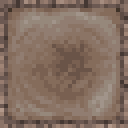
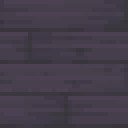
Comparing the layer stacks of the two 128px x 128px images. Changes:
showed group "Planks" (24 layers) over [0, 0, 128, 128]
added group "BoP Planks" with 16 layers in group "Planks" over [0, 0, 128, 128]
added layer "umbran_planks" in group "BoP Planks" over [0, 0, 128, 128]
added layer "willow_planks" in group "BoP Planks" over [0, 0, 128, 128]
added layer "sacred_oak_planks" in group "BoP Planks" over [0, 0, 128, 128]
added layer "redwood_planks" in group "BoP Planks" over [0, 0, 128, 128]
added layer "pine_planks" in group "BoP Planks" over [0, 0, 128, 128]
added layer "palm_planks" in group "BoP Planks" over [0, 0, 128, 128]
added layer "mangrove_planks" in group "BoP Planks" over [0, 0, 128, 128]
added layer "mahogany_planks" in group "BoP Planks" over [0, 0, 128, 128]
added layer "magic_planks" in group "BoP Planks" over [0, 0, 128, 128]
added layer "jacaranda_planks" in group "BoP Planks" over [0, 0, 128, 128]
added layer "hellbark_planks" in group "BoP Planks" over [0, 0, 128, 128]
added layer "fir_planks" in group "BoP Planks" over [0, 0, 128, 128]
added layer "eucalyptus_planks" in group "BoP Planks" over [0, 0, 128, 128]
added layer "ethereal_planks" in group "BoP Planks" over [0, 0, 128, 128]
added layer "ebony_planks" in group "BoP Planks" over [0, 0, 128, 128]
added layer "cherry_planks" in group "BoP Planks" over [0, 0, 128, 128]
showed "planks_spruce" over [0, 0, 128, 128]
showed "planks_jungle" over [0, 0, 128, 128]
hid "hellbark_log_top" over [0, 0, 128, 128]
hid "umbran_log_top" over [0, 0, 128, 128]
hid "jacaranda_log_top" over [0, 0, 128, 128]
hid group "VanillaLogTops" (6 layers) over [0, 0, 128, 128]
